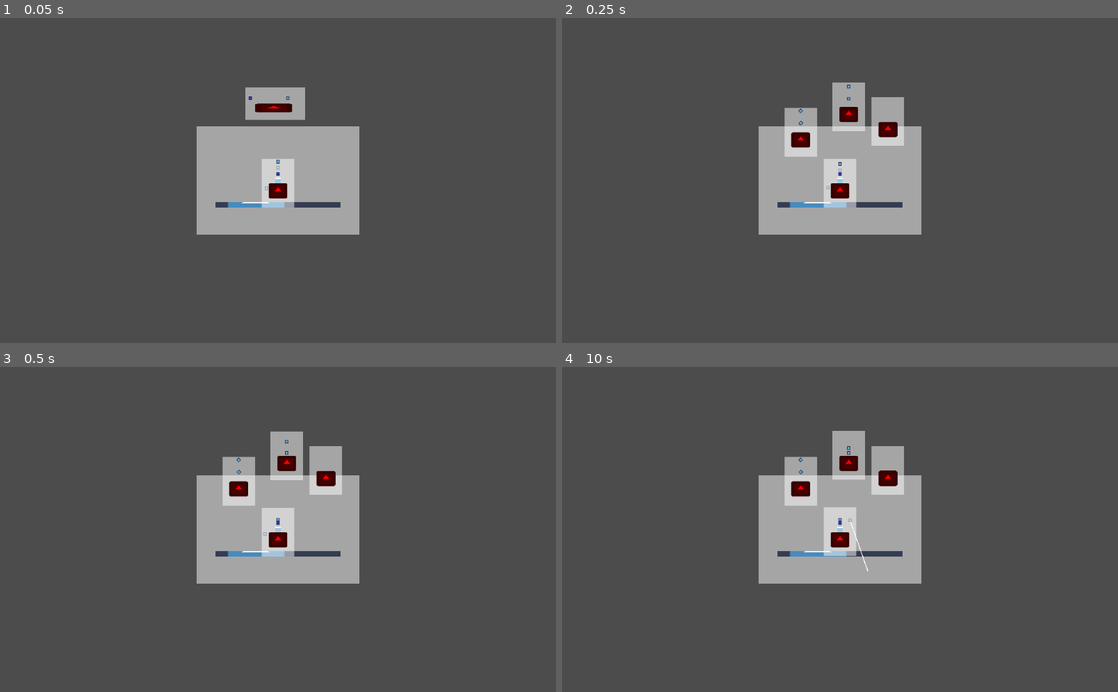
Above: before the commit, frames 1-4 (two rows, left to right).
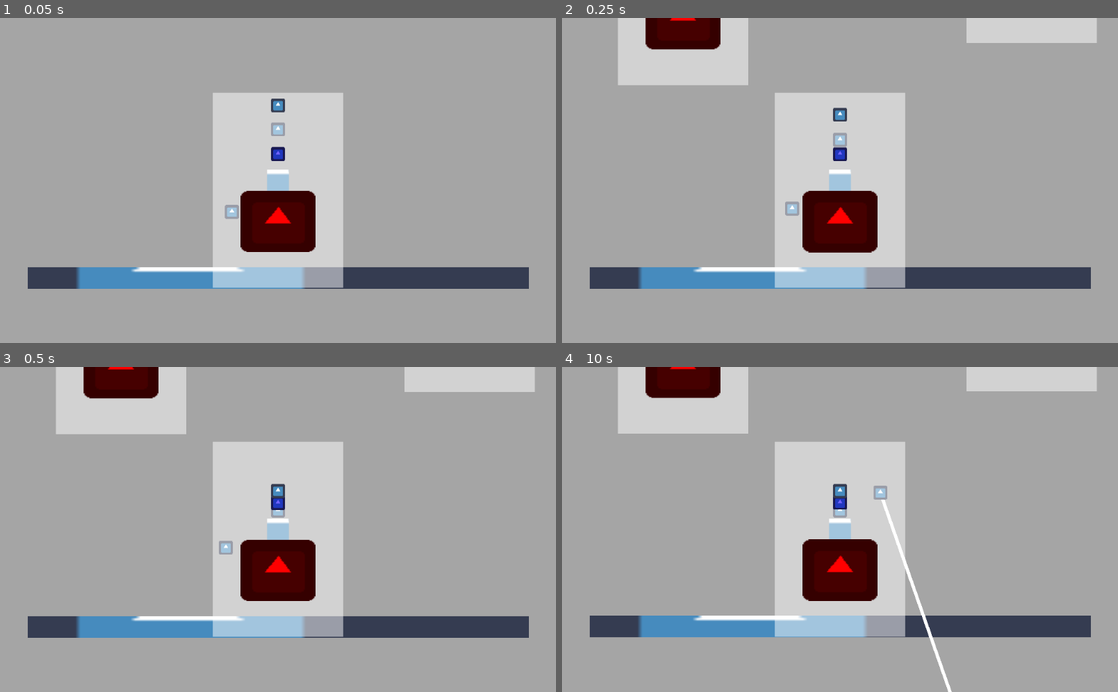
Above: after the commit, the same moments.

Repository: mdrgon1/GWJ-22-Spinzo
Game: Godot game, scene res://Main.tscn
The game is run twice, just before and just after one commit, with the same random seed, the same clock (stepped at 60 frames per second) and the same inputs. The engine's default icon, where the game draws it, is replaced by a stand-in: a white triangle on a blue panel in a dark square.
Inputs:
- Up to frame 1 (0.05 s): no input
- Up to frame 2 (0.25 s): no input
- Up to frame 3 (0.5 s): no input
- Up to frame 4 (10 s): hold Shift (aim) 0.53-1.28 s; hold Right (move_right) 0.53-2.03 s; tap W (jump) at 0.77, 1.52, 3.02, 3.77, 4.52, 6.02, 6.77, 7.52, 9.02, 9.77 s; tap E (throw_ball) at 1.35, 5.85 s; hold A (move_left) 2.03-2.78 s; hold X 2.03-2.78 s; tap Enter at 2.75, 6.5 s; hold Right (move_right) 2.78-4.28 s; tap Shift (aim) at 2.85, 7.35 s; hold E (throw_ball) 3.53-4.28 s; hold A (move_left) 4.28-5.03 s; tap X at 4.35, 8.85 s; hold Right (move_right) 5.03-5.78 s; hold Shift (aim) 5.03-5.78 s; tap Space at 5.75, 8.75 s; hold A (move_left) 5.78-7.28 s; hold X 6.53-7.28 s; hold Right (move_right) 7.28-9.53 s; hold E (throw_ball) 8.03-8.78 s; hold A (move_left) from 9.53 s (still down); hold Shift (aim) from 9.53 s (still down)

The runs differ from the first frame. In frame 1, 95% of the frame differs, in the area x 0-100%, y 0-100%; in frame 2, 94%; in frame 3, 94%; in frame 4, 94%.

Commit message:
bopper bop player
gave player a knockback function and gave boppers an attack area where they can bop the player

Diff:
--- a/Project/Main.tscn
+++ b/Project/Main.tscn
@@ -19,6 +19,7 @@
 
 [node name="Camera2D" type="Camera2D" parent="."]
 current = true
+zoom = Vector2( 0.25, 0.25 )
 script = ExtResource( 4 )
 
 [node name="StaticBody2D" type="StaticBody2D" parent="."]
--- a/Project/Player/Player.gd
+++ b/Project/Player/Player.gd
@@ -19,3 +19,8 @@
 	# prevent the player from floating when they hit a ceiling
 	if(get_slide_count() != 0):
 		movement.target_velocity.y = movement.velocity.y
+
+func knockback(force : Vector2):
+	movement.velocity = force
+	movement.target_velocity = force
+	movement.update_state("Falling")
--- a/Project/hazards/Bopper.gd
+++ b/Project/hazards/Bopper.gd
@@ -3,6 +3,7 @@
 const SPEED = 30
 const GRAVITY = 150
 const AGRO_DIST = 80
+const KNOCKBACK_FORCE = 150
 
 var velocity : = Vector2(0, 0)
 
@@ -18,5 +19,17 @@
 
 	velocity = move_and_slide(velocity)
 
+func _on_Area2D_body_entered(body):
+	if body == player:
+		player.knockback(calc_knockback())
+
+func calc_knockback():
+	var knockback = (player.position - position)
+	knockback.y -= 2
+	knockback.y = sign(knockback.y)
+	knockback.x = sign(knockback.x)
+	knockback = knockback.normalized() * KNOCKBACK_FORCE
+	return knockback
+
 func die():
 	queue_free()
--- a/Project/hazards/Hazard0.tscn
+++ b/Project/hazards/Hazard0.tscn
@@ -6,7 +6,11 @@
 [sub_resource type="RectangleShape2D" id=1]
 extents = Vector2( 4.5, 4.5 )
 
+[sub_resource type="RectangleShape2D" id=2]
+extents = Vector2( 5, 5 )
+
 [node name="Bopper" type="KinematicBody2D"]
+collision_mask = 5
 script = ExtResource( 2 )
 
 [node name="Sprite" type="Sprite" parent="."]
@@ -15,3 +19,9 @@
 
 [node name="CollisionShape2D" type="CollisionShape2D" parent="."]
 shape = SubResource( 1 )
+
+[node name="Area2D" type="Area2D" parent="."]
+
+[node name="CollisionShape2D" type="CollisionShape2D" parent="Area2D"]
+shape = SubResource( 2 )
+[connection signal="body_entered" from="Area2D" to="." method="_on_Area2D_body_entered"]
Not shown: 1 places in Project/hazards/Hazard0.tscn that only renumber resources
